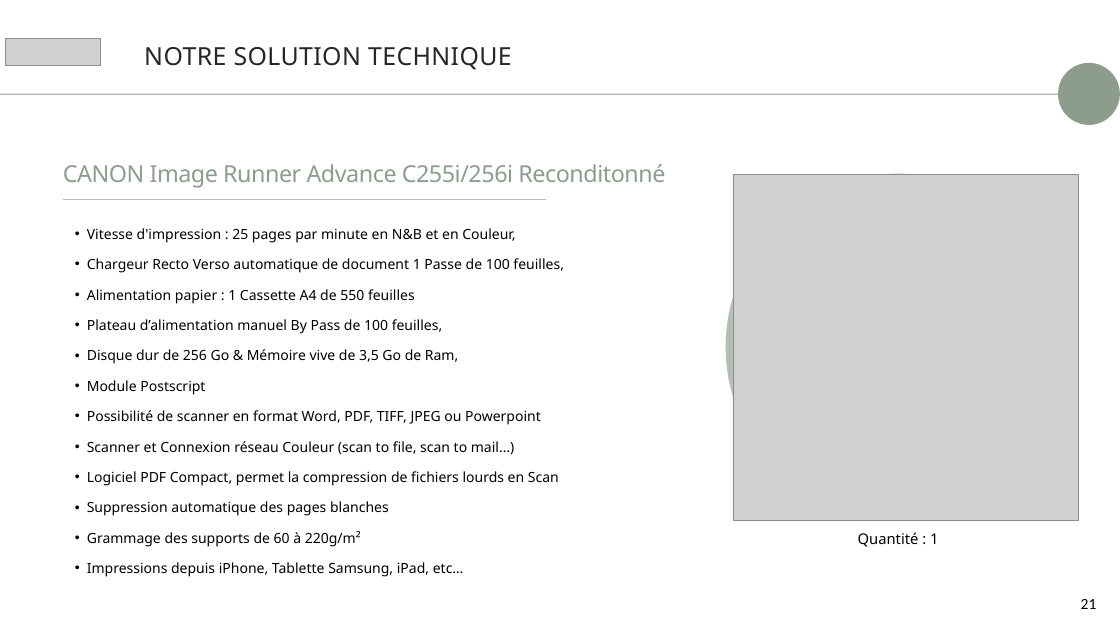
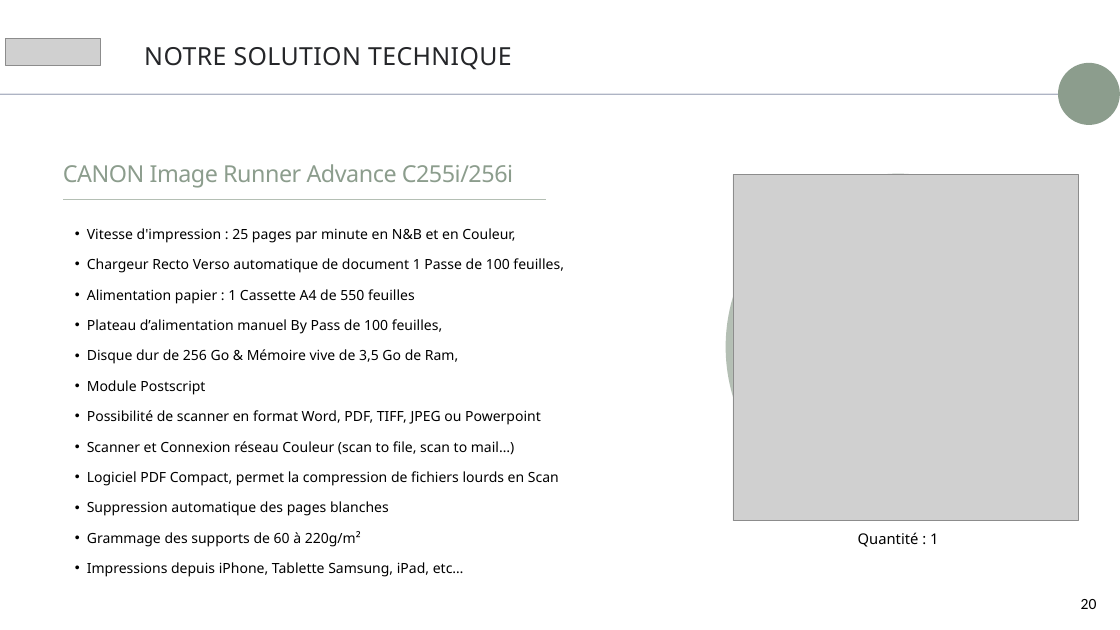
Before and after one commit to Mikael2655/levad-simulateur, a slide deck: slide 20 of assets/template.pptx (slide 21 before the commit). Drawn at 1120x630 pixels with LibreOffice and Linux fonts; fonts in the diff are those of the drawing; grey boxes stand for pictures; background and template pictures are left out. Boxes give left, top, right and bottom in pixels: in the first picture for what was removed or moved away, otherwise in the second. Text is boxed around its words. In the diff, an @@ line names an element or a change of style, - is before the commit and + after.

```diff
--- a/assets/template.pptx
+++ b/assets/template.pptx
@@ text at [63,164,513,188]: text changed @@
-CANON Image Runner Advance C255i/256i Reconditonné
+CANON Image Runner Advance C255i/256i
@@ page number at [1081,599,1097,609]: text changed @@
-21
+20
```
Also in this commit, not shown: 10 other slides changed, 1 slide removed, 7 other files.
